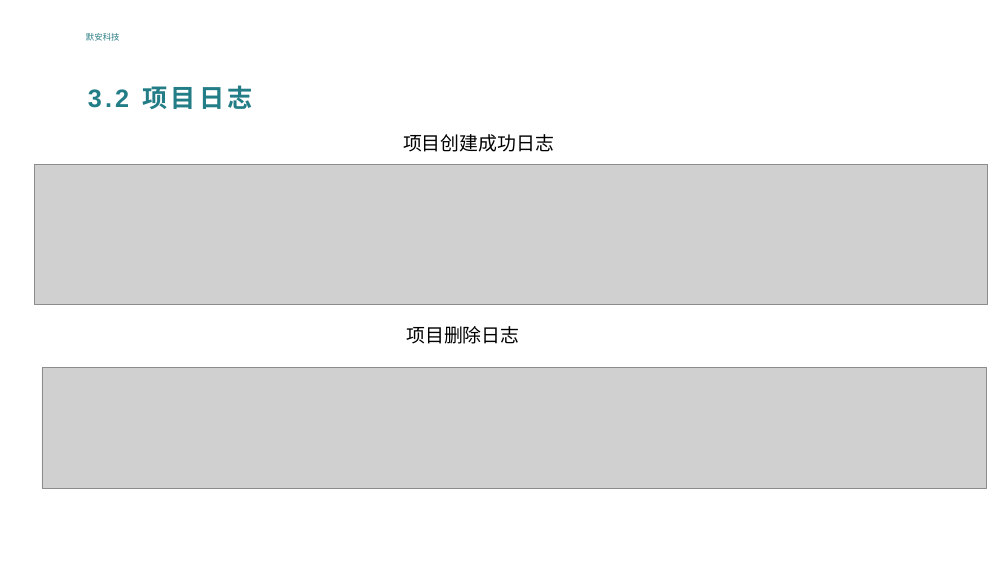
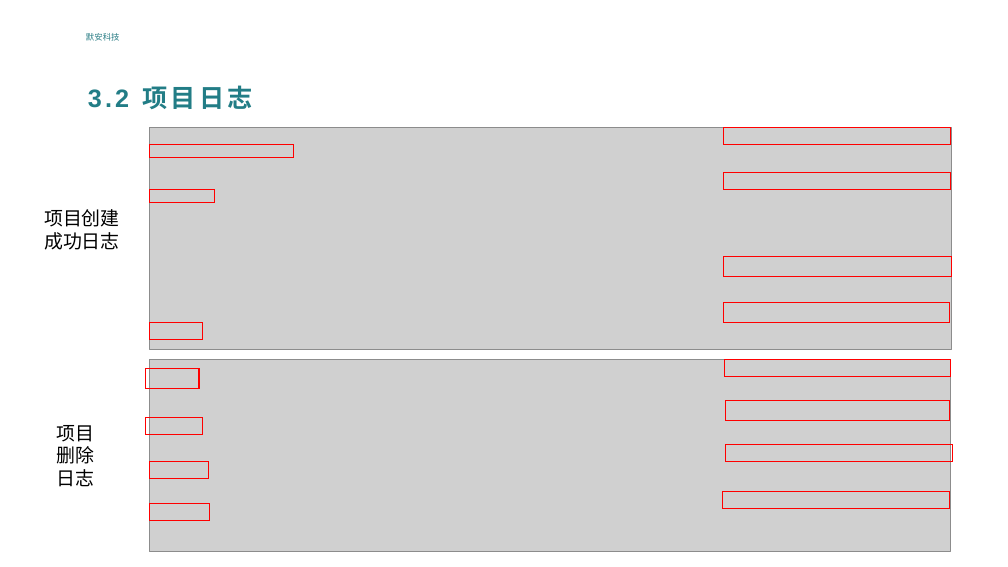
Before and after one commit to zkfbe/dsmp-selenium, a slide deck: slide 9 of DSMP1.1.0业务分享 .pptx (slide 10 before the commit). Drawn at 1008x567 pixels with LibreOffice and Linux fonts; fonts in the diff are those of the drawing; grey boxes stand for pictures; background and template pictures are left out. Boxes give left, top, right and bottom in pixels: in the first picture for what was removed or moved away, otherwise in the second. Text is boxed around its words. In the diff, an @@ line names an element or a change of style, - is before the commit and + after.

```diff
--- a/DSMP1.1.0业务分享 .pptx
+++ b/DSMP1.1.0业务分享 .pptx
@@ picture: place and size @@
-picture at [34,165,988,305]
+picture at [149,128,951,349]
@@ rectangle added at [149,144,293,157], outline #FF0000 1 pt @@
@@ rectangle added at [724,128,951,145], outline #FF0000 1 pt @@
@@ rectangle added at [724,172,951,190], outline #FF0000 1 pt @@
@@ text "项目创建成功日志" rewrapped from [403,134,554,152] to [44,209,120,250] @@
@@ rectangle added at [149,189,215,202], outline #FF0000 1 pt @@
@@ rectangle added at [724,256,952,276], outline #FF0000 1 pt @@
@@ rectangle added at [149,322,202,340], outline #FF0000 1 pt @@
@@ rectangle added at [724,302,951,322], outline #FF0000 1 pt @@
@@ rectangle added at [146,368,199,388], outline #FF0000 1 pt @@
@@ picture: place and size @@
-picture at [42,368,987,488]
+picture at [149,360,951,552]
@@ rectangle added at [724,360,951,377], outline #FF0000 1 pt @@
@@ text "项目删除日志" rewrapped from [406,326,519,344] to [57,425,95,487] @@
@@ rectangle added at [146,417,203,435], outline #FF0000 1 pt @@
@@ rectangle added at [726,401,950,420], outline #FF0000 1 pt @@
@@ rectangle added at [726,445,953,462], outline #FF0000 1 pt @@
@@ rectangle added at [149,462,208,479], outline #FF0000 1 pt @@
@@ rectangle added at [149,504,209,520], outline #FF0000 1 pt @@
@@ rectangle added at [723,492,950,509], outline #FF0000 1 pt @@
```
Also in this commit, not shown: 8 other slides changed, 2 slides added, 5 slides removed, 14 other files.
